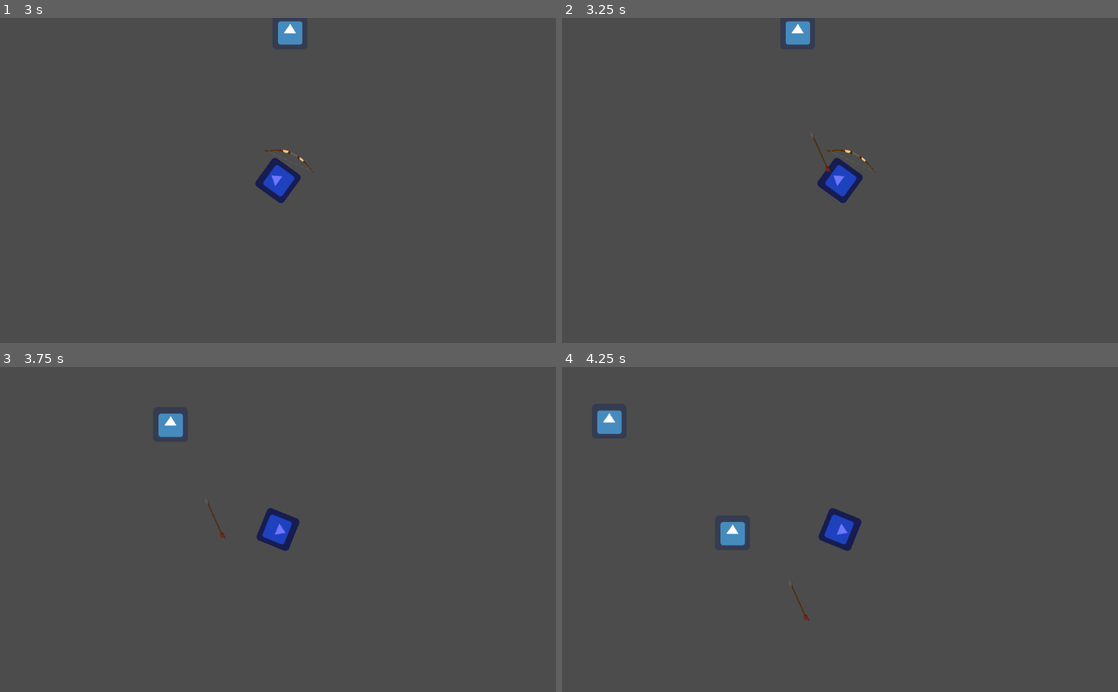
Above: before the commit, frames 1-4 (two rows, left to right).
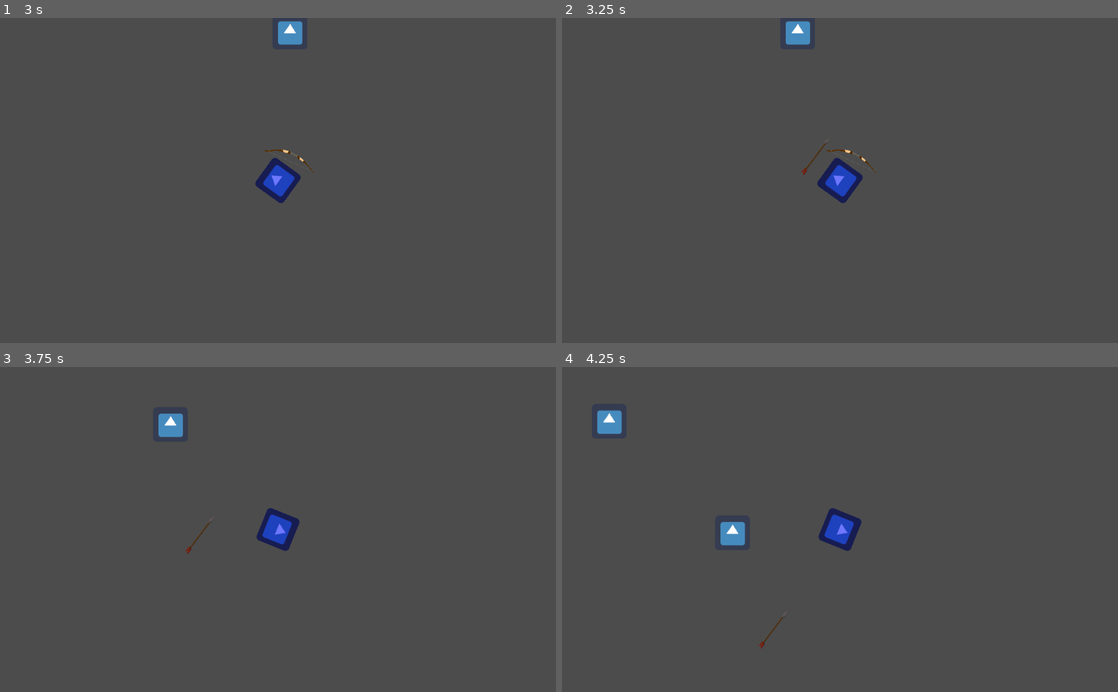
Above: after the commit, the same moments.

Repository: hamzasclone2/untitled-pokemon-game
Game: Godot game, scene res://Scenes/MainMenu.tscn
The game is run twice, just before and just after one commit, with the same random seed, the same clock (stepped at 60 frames per second) and the same inputs. The engine's default icon, where the game draws it, is replaced by a stand-in: a white triangle on a blue panel in a dark square.
Inputs (mouse positions are in pixels of both pictures, inside the frame that each line leads up to):
- Up to frame 1 (3 s): click "Play" at 0.5 s; tap Enter at 1.25 s; move the mouse to (400, 164) at 1.27 s; hold D (right) 1.28-2.03 s; click (400, 164) at 1.35 s; move the mouse to (166, 196) at 2.02 s; hold S (down) 2.03-2.78 s; click (166, 196) at 2.1 s; move the mouse to (333, 109) at 2.77 s; hold D (right) from 2.78 s (still down); tap Mouse wheel down (scrollWheelDown) at 2.85 s
- Up to frame 2 (3.25 s): keep holding D (right); click (895, 109) at 3.05 s
- Up to frame 3 (3.75 s): move the mouse to (250, 594) at 3.52 s; release D (right) at 3.53 s; hold W (up) from 3.53 s (still down); tap Mouse wheel up (scrollWheelUp) at 3.6 s
- Up to frame 4 (4.25 s): keep holding W (up); click (812, 594) at 3.8 s

Frame 1 is identical in both runs. In frame 2, less than 0.1% of the frame differs, in the area x 43-49%, y 36-49%; in frame 3, less than 0.1%, in the area x 33-41%, y 42-58%; in frame 4, less than 0.1%.

Commit message:
Got a working arrow

Diff:
--- a/Scenes/Arrow.gd
+++ b/Scenes/Arrow.gd
@@ -8,5 +8,5 @@
 func _process(delta):
 	var speed_x = loc_dir.x
 	var speed_y = loc_dir.y
-	var motion = Vector2(speed_x, speed_y) * 1
+	var motion = Vector2(speed_x, speed_y) * 50
 	set_position(get_position() + motion * delta)
--- a/Scenes/Bow.gd
+++ b/Scenes/Bow.gd
@@ -9,7 +9,18 @@
 func shoot():
 	var arrow = ARROW_SCENE.instance()
 	get_parent().get_parent().add_child(arrow)
-	arrow.set_rotation(arrow_pos.get_rotation())
-	arrow.set_position(arrow_pos.get_global_position())
-	dir = Vector2(get_global_mouse_position().x - arrow.get_global_position().x, get_global_mouse_position().y - arrow.get_global_position().y)
+	arrow.set_position(get_node("ArrowPos").get_global_position())
+	arrow.set_rotation(get_parent().get_global_rotation() + (45 * PI/180))
+	var dir1: float = get_global_mouse_position().x - arrow.get_global_position().x
+	var dir2: float = get_global_mouse_position().y - arrow.get_global_position().y
+	print (dir1)
+	print (dir2)
+	var dirmax: float = max(abs(dir1), abs(dir2))
+	print (dirmax)
+	print ("---------------------")
+
+	dir1 = dir1 / dirmax
+	dir2 = dir2 / dirmax
+	dir = Vector2(dir1, dir2)
+	#print (dir)
 	arrow.set_dir(dir)
